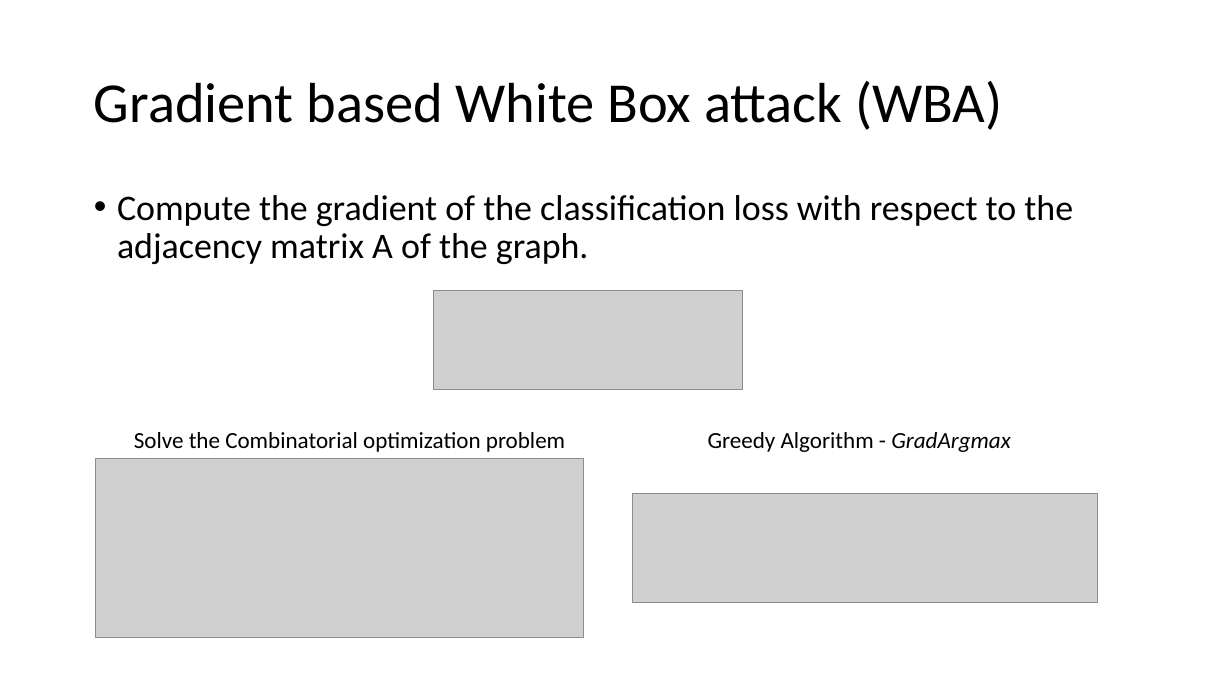
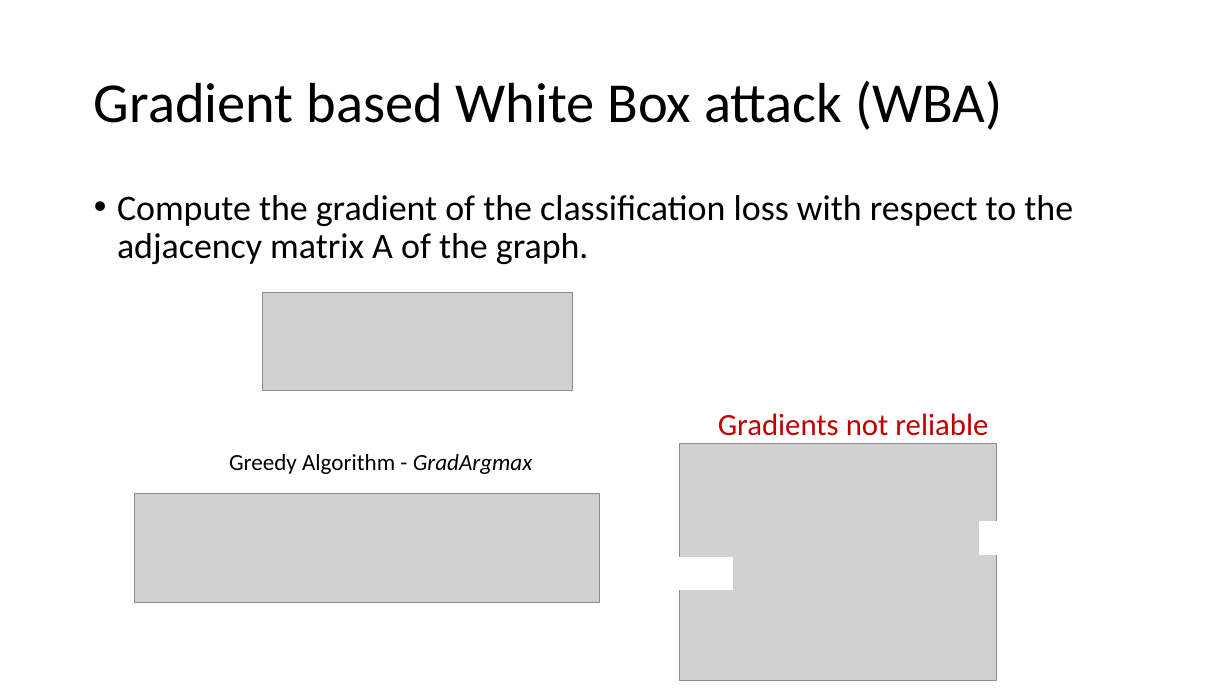
Before and after one commit to aisecure/aisecure.github.io, a slide deck: slide 10 of TEACHING/files/2019/1029/CS598AML_AmishGoel.pptx (slide 8 before the commit). Drawn at 1232x693 pixels with LibreOffice and Linux fonts; fonts in the diff are those of the drawing; grey boxes stand for pictures. Boxes give left, top, right and bottom in pixels: in the first picture for what was removed or moved away, otherwise in the second. Text is boxed around its words. In the diff, an @@ line names an element or a change of style, - is before the commit and + after.

```diff
--- a/TEACHING/files/2019/1029/CS598AML_AmishGoel.pptx
+++ b/TEACHING/files/2019/1029/CS598AML_AmishGoel.pptx
@@ picture moved from (x1=433, y1=291, x2=743, y2=389) to (x1=262, y1=292, x2=572, y2=390) @@
@@ text added at (x1=718, y1=413, x2=988, y2=436), 24 pt, text #C00000 @@
+Gradients not reliable
@@ text removed at (x1=134, y1=432, x2=565, y2=452) @@
-Solve the Combinatorial optimization problem
@@ text "Greedy Algorithm - GradArgmax" moved from (x1=708, y1=432, x2=1010, y2=452) to (x1=229, y1=454, x2=532, y2=474) @@
@@ picture added at (x1=679, y1=443, x2=996, y2=681) @@
@@ picture removed at (x1=95, y1=458, x2=583, y2=638) @@
@@ picture moved from (x1=633, y1=494, x2=1098, y2=603) to (x1=134, y1=494, x2=599, y2=604) @@
@@ rectangle added at (x1=980, y1=522, x2=1053, y2=555), fill #FFFFFF, outline #FFFFFF 1 pt @@
@@ rectangle added at (x1=660, y1=557, x2=733, y2=590), fill #FFFFFF, outline #FFFFFF 1 pt @@
```
Also in this commit, not shown: 4 other slides changed, 4 slides added, 1 slide removed.
